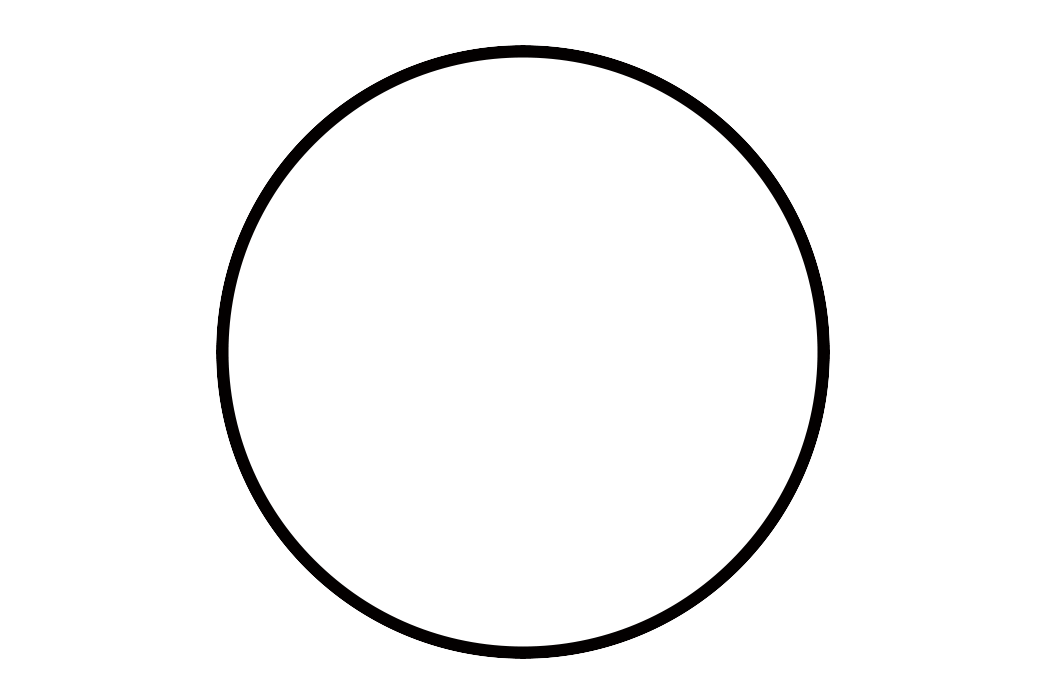
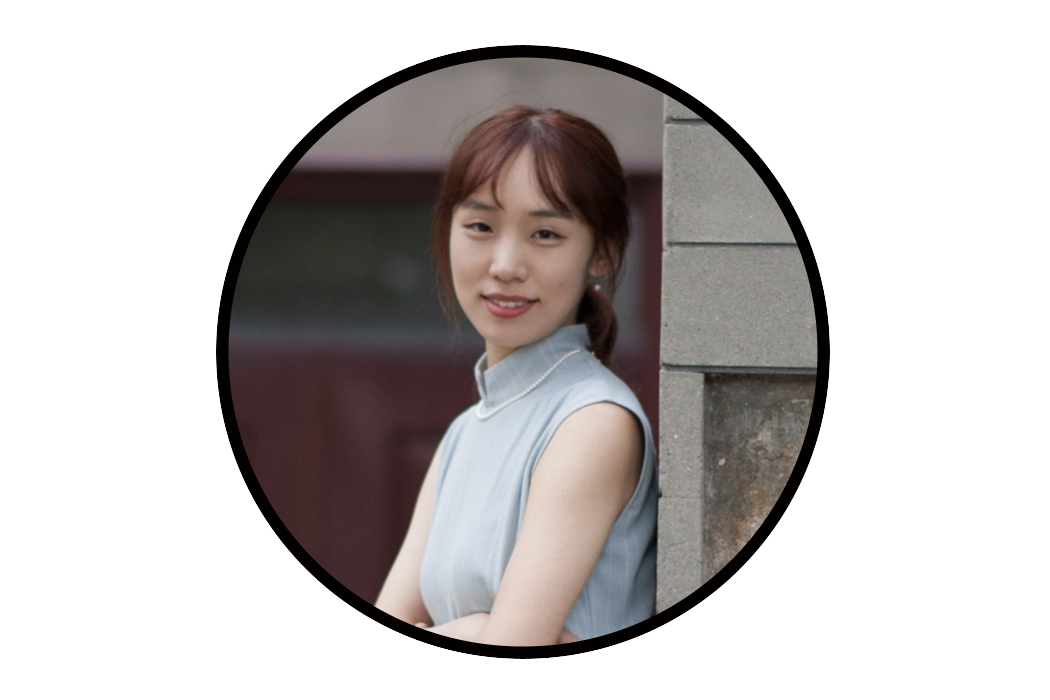
Layer changes from the first 1050px x 700px image to the second:
added layer "图层 2" above "背景" over (x1=216, y1=45, x2=830, y2=659)
